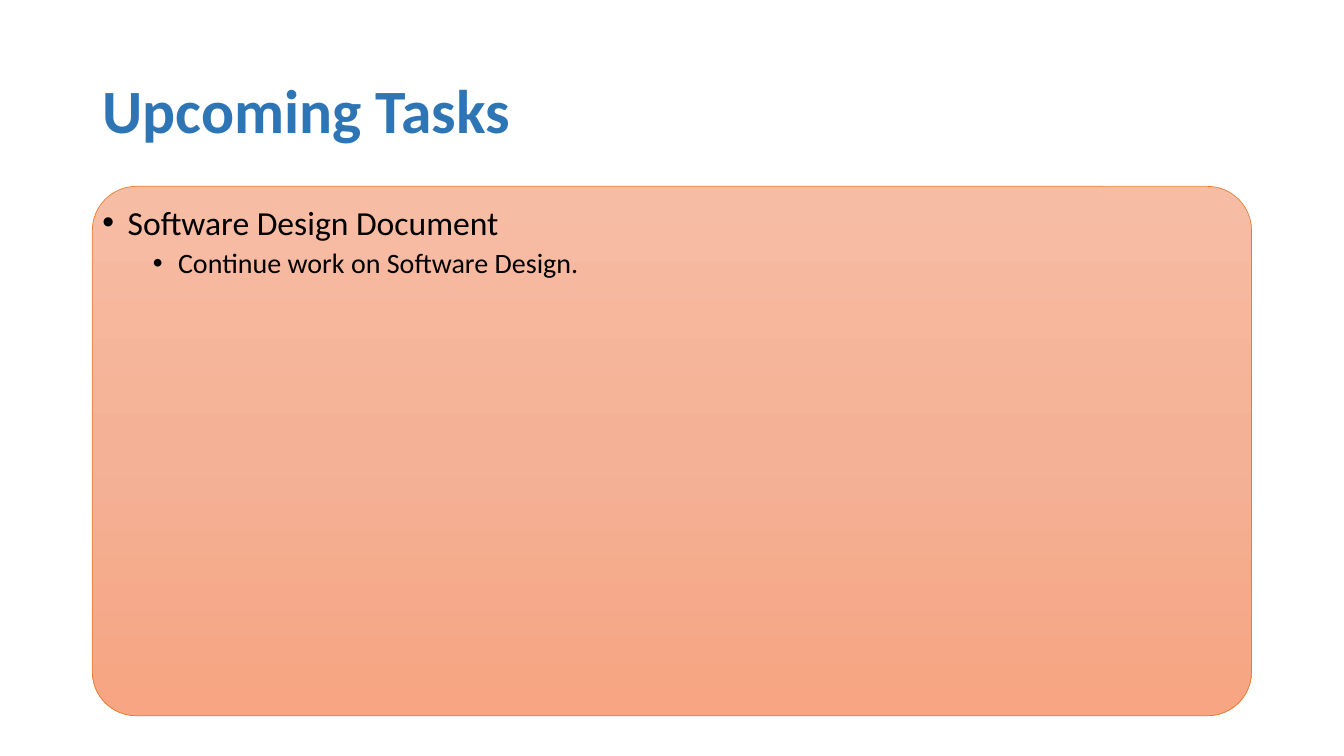
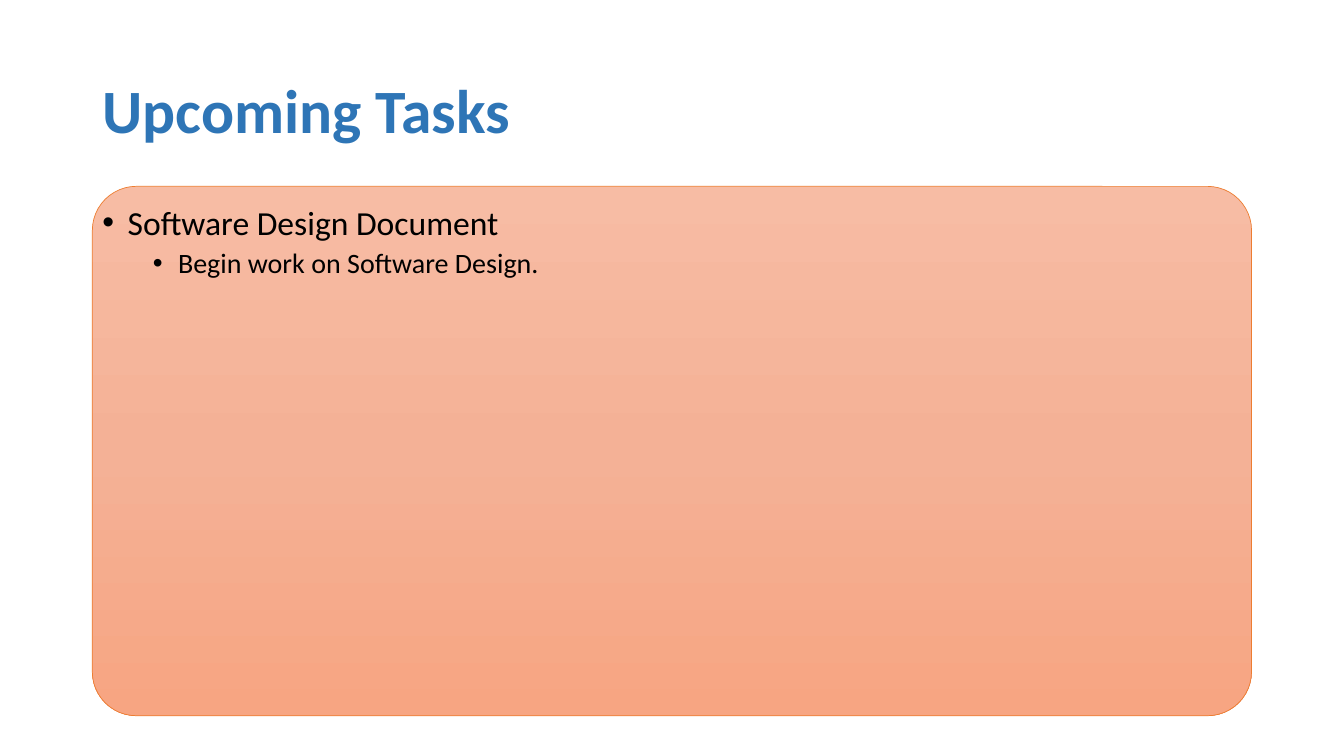
Before and after one commit to Bbulicki/MarchingMasters, a slide deck: slide 5 of Documents/Meeting Updates/MarchingMasters-0119.pptx. Drawn at 1344x756 pixels with LibreOffice and Linux fonts; fonts in the diff are those of the drawing. Boxes give left, top, right and bottom in pixels: in the first picture for what was removed or moved away, otherwise in the second. Text is boxed around its words. In the diff, an @@ line names an element or a change of style, - is before the commit and + after.

```diff
--- a/Documents/Meeting Updates/MarchingMasters-0119.pptx
+++ b/Documents/Meeting Updates/MarchingMasters-0119.pptx
@@ text at bbox=[178, 253, 539, 278]: text changed @@
-  • Continue work on Software Design.
+  • Begin work on Software Design.
```
Also in this commit, not shown: 1 other slide changed, 1 other file.
